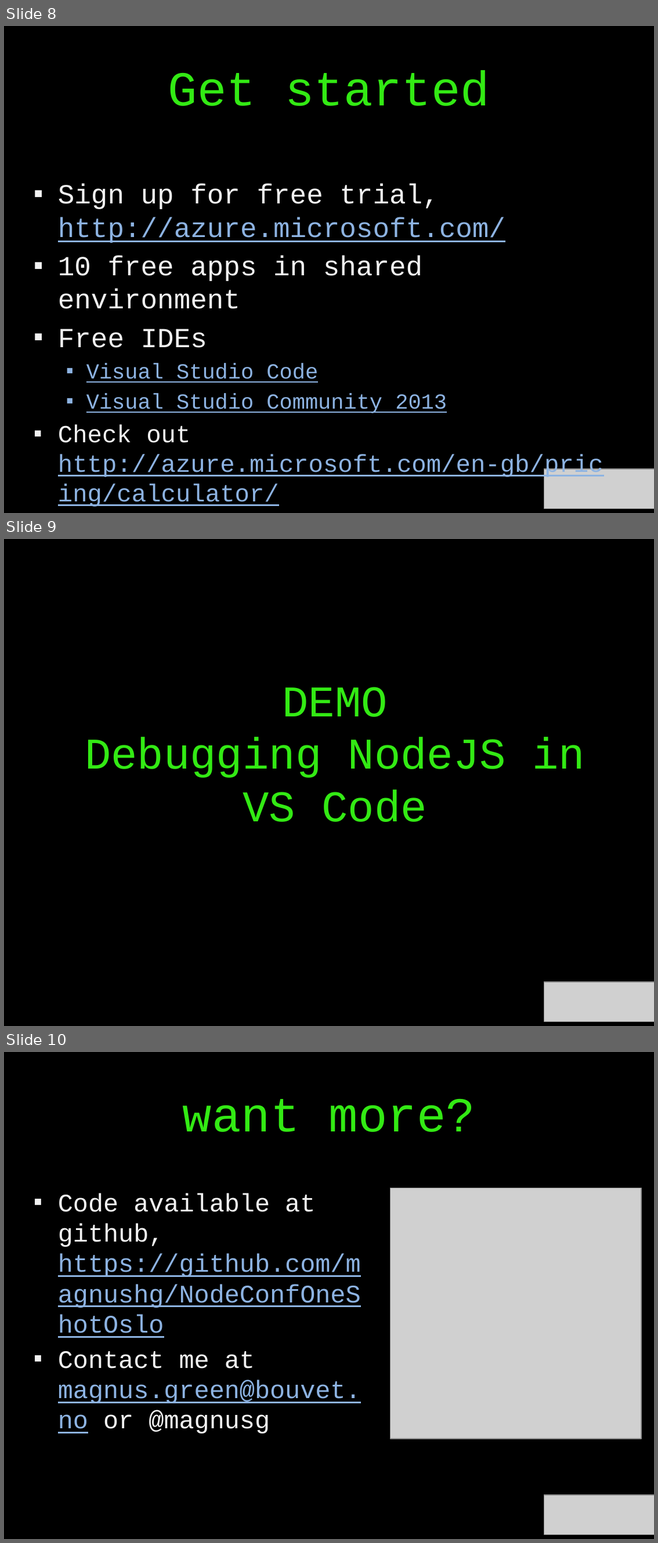
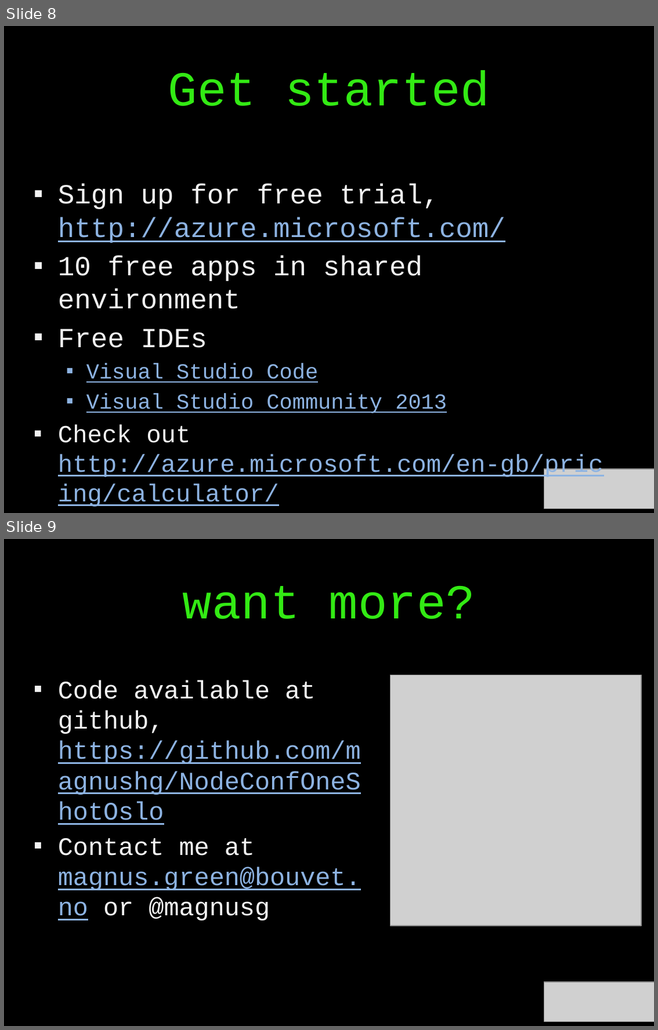
Before and after one commit to magnushg/NodeConfOneShotOslo, a slide deck: presentation/NodeJSPlusAzure.pptx. Shown one above the other, each under a label of ours: slides 8, 9 and 10 before the commit, slides 8 and 9 after it. The pictures are 658x1543 and 658x1030 pixels, drawn with LibreOffice and Linux fonts; fonts in the diff are those of the drawing; grey boxes stand for pictures. Boxes give left, top, right and bottom in pixels: in the first picture for what was removed or moved away, otherwise in the second. Text is boxed around its words. In the diff, an @@ line names an element or a change of style, - is before the commit and + after.

```diff
--- a/presentation/NodeJSPlusAzure.pptx
+++ b/presentation/NodeJSPlusAzure.pptx
@@ slide 9 removed at [4, 539, 654, 1026], background #000000 @@
@@ title removed at [85, 687, 585, 822] @@
-DEMO
-Debugging NodeJS in VS Code
@@ picture removed at [544, 982, 654, 1022] @@
@@ what was slide 10 is now slide 9 @@
```
Also in this commit, not shown: 1 other file.
